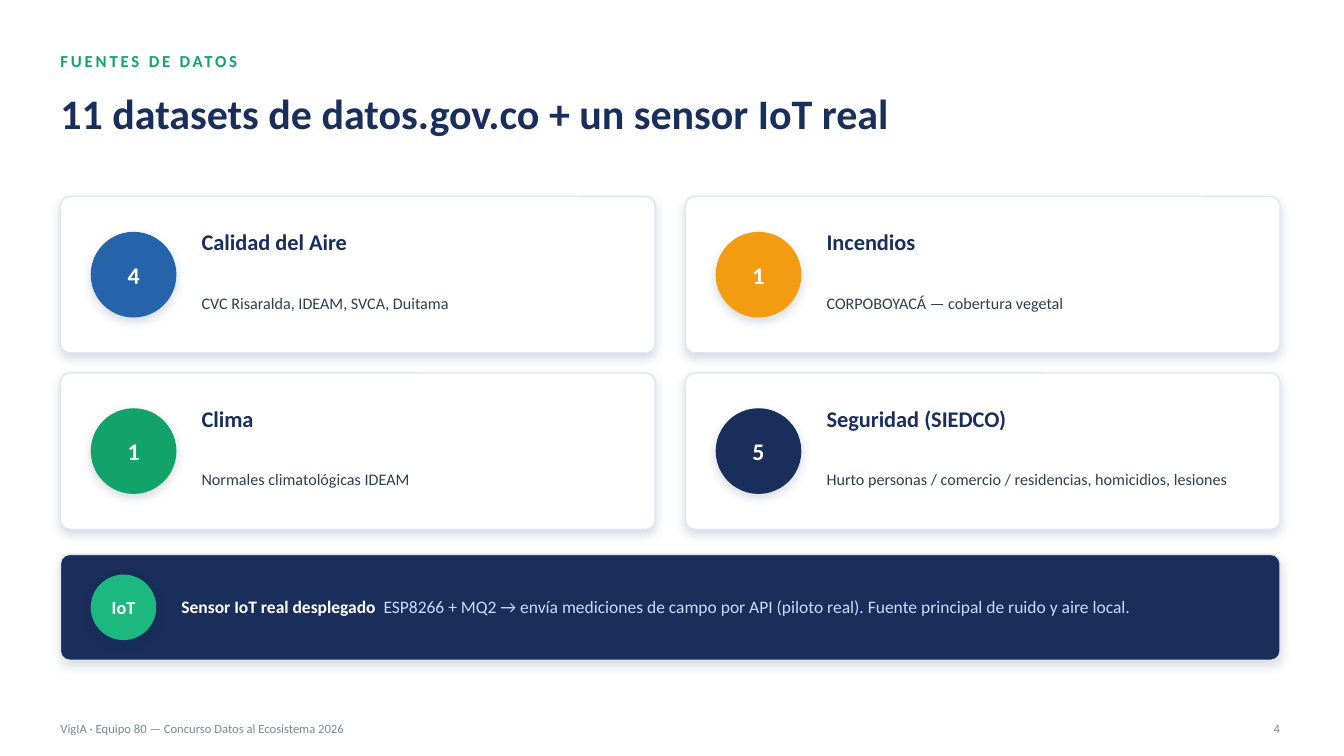
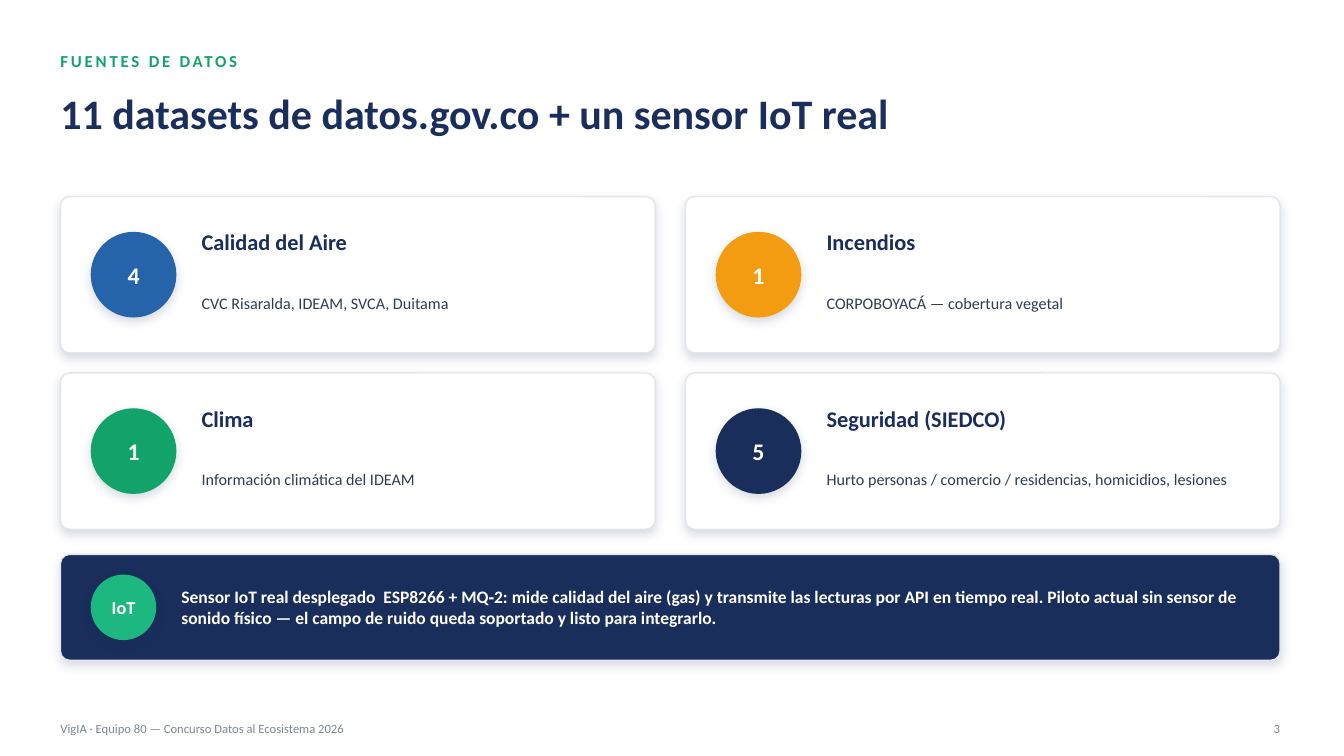
Before and after one commit to iandresnovaf/vigia, a slide deck: slide 5 of docs/presentacion/VigIA-Equipo80.pptx. Drawn at 1344x756 pixels with LibreOffice and Linux fonts; fonts in the diff are those of the drawing. Boxes give left, top, right and bottom in pixels: in the first picture for what was removed or moved away, otherwise in the second. Text is boxed around its words. In the diff, an @@ line names an element or a change of style, - is before the commit and + after.

Commit message:
docs(pptx): resuelve comentarios de revisión + nueva slide 'cómo leemos los datos'
Incorpora los 8 comentarios de Mariana Martínez en el deck:
- El reto: redacción ajustada + 'desactualizados o tardíos'
- Fuentes de datos: aclara que el piloto solo usa MQ-2 (aire), sin sensor de
  sonido físico; simplifica descripción del clima IDEAM
- Arquitectura: subtítulo reformulado
- IA multi-agente: confirma inclusión de alertas (✓ destacado)
- Rigor técnico: vincula umbrales de alerta con estándares OMS explícitos
- Gobernanza de IA: reemplaza jerga técnica ('código') por lenguaje llano
- Regulación: agrega Decreto 768 de 2025 (videovigilancia en Propiedad
  Horizontal), relevante para hurto a residencias
- Anexo A4: aclara que 'agente' es un módulo de software, no una persona/empresa
- Anexo A5: confirma el flujo push/pull tal como lo entendió el equipo

Nueva diapositiva 'Rigor y transparencia — ¿Cómo leemos los datos?' con un
ejemplo real de la demo (Risaralda-CVC, 500 registros, tendencia estable,
confianza media R²=0.23/MAPE=9.85%), explicando en lenguaje llano: quién genera
la interpretación (IA vs. reglas), cómo se calcula la tendencia y la confianza,
y la frecuencia de consulta a los datasets (en vivo, sin caché).

```diff
--- a/docs/presentacion/VigIA-Equipo80.pptx
+++ b/docs/presentacion/VigIA-Equipo80.pptx
@@ text at [202,474,415,485]: text changed @@
-Normales climatológicas IDEAM
+Información climática del IDEAM
@@ text at [181,590,1236,627]: text changed; text colour #CADCFC to #FFFFFF; bold on @@
-Sensor IoT real desplegado ESP8266 + MQ2 → envía mediciones de campo por API (piloto real). Fuente principal de ruido y aire local.
+Sensor IoT real desplegado ESP8266 + MQ‑2: mide calidad del aire (gas) y transmite las lecturas por API en tiempo real. Piloto actual sin sensor de sonido físico — el campo de ruido queda soportado y listo para integrarlo.
@@ text at [1274,725,1280,733]: text changed @@
-4
+3
```
Also in this commit, not shown: 14 other slides changed, 1 slide added.
